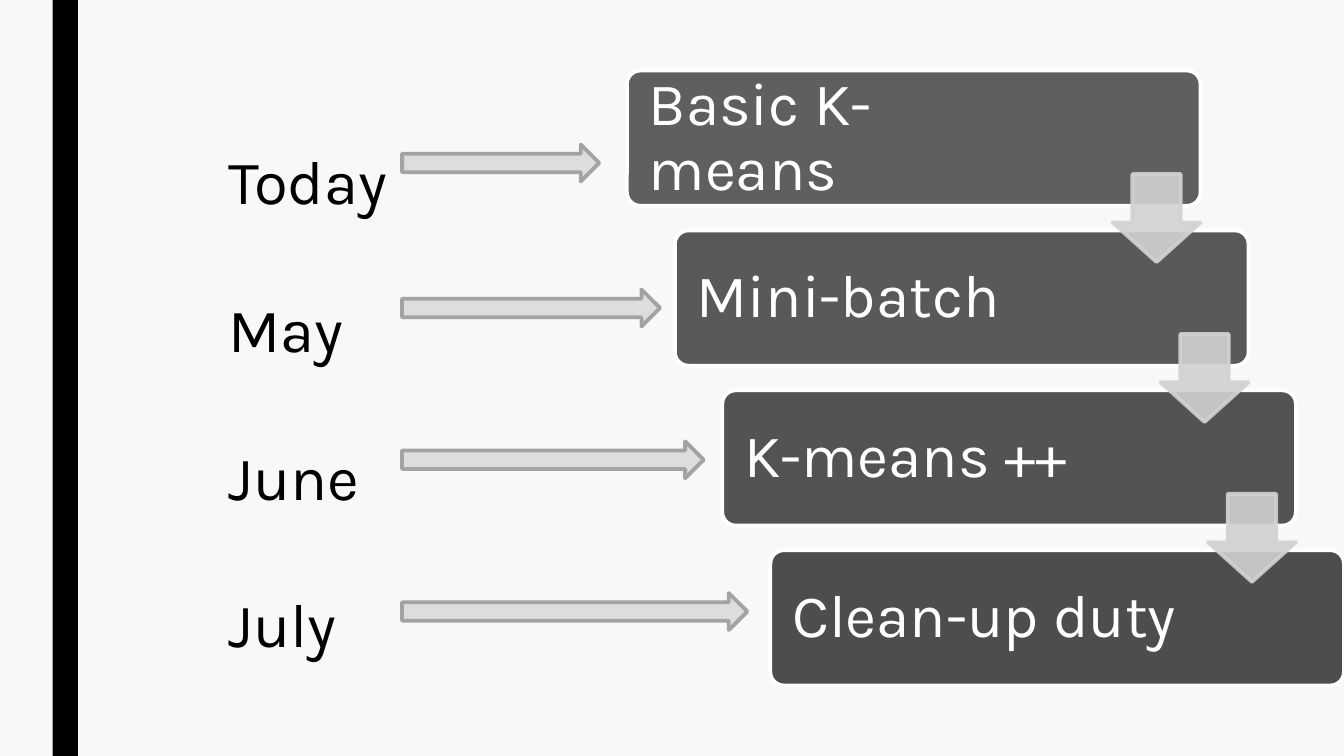
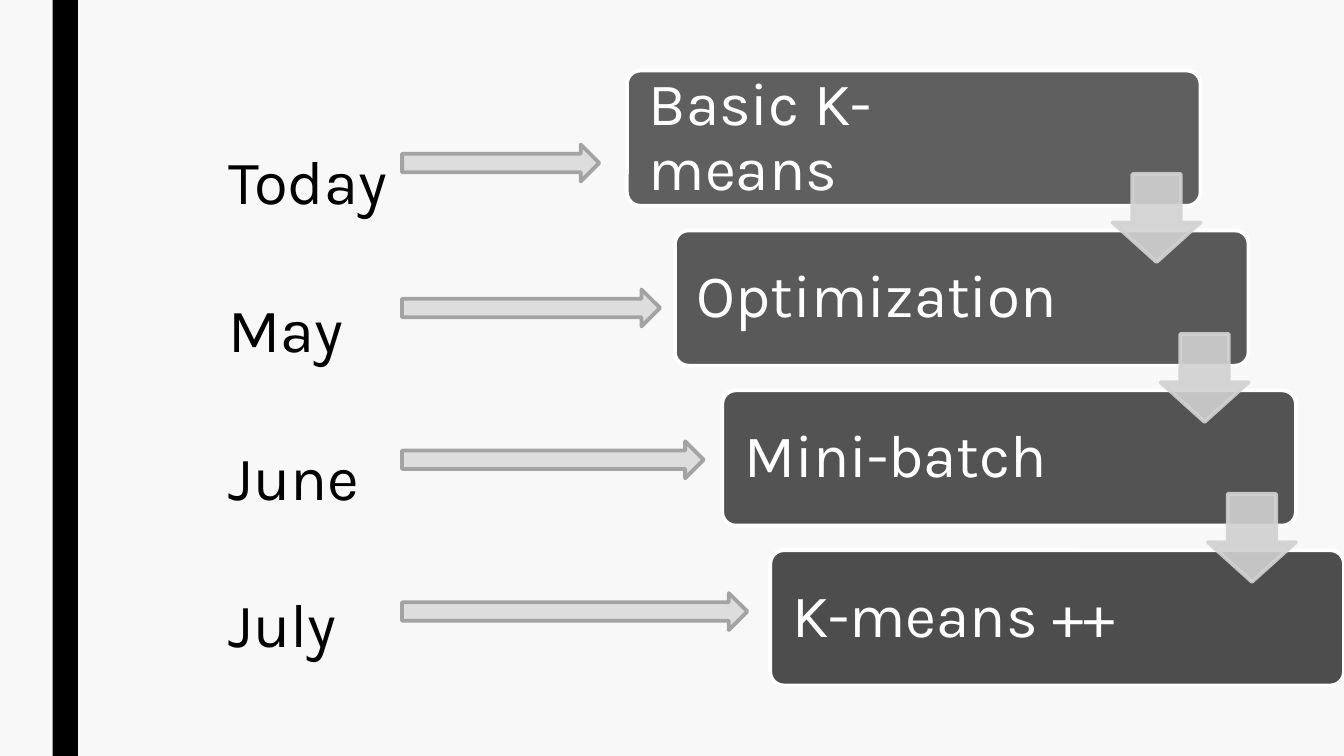
Before and after one commit to datascience-mobi/group-02-project-4-2, a slide deck: slide 12 of Project Proposal.pptx (slide 14 before the commit). Drawn at 1344x756 pixels with LibreOffice and Linux fonts; fonts in the diff are those of the drawing. Boxes give left, top, right and bottom in pixels: in the first picture for what was removed or moved away, otherwise in the second. Text is boxed around its words. In the diff, an @@ line names an element or a change of style, - is before the commit and + after.

```diff
--- a/Project Proposal.pptx
+++ b/Project Proposal.pptx
@@ text added at (x1=697, y1=275, x2=1057, y2=331), 43 pt, text #FFFFFF @@
+Optimization
@@ text "Mini-batch" moved from (x1=697, y1=275, x2=1000, y2=318) to (x1=744, y1=435, x2=1047, y2=478) @@
@@ text "K-means ++" moved from (x1=744, y1=439, x2=990, y2=478) to (x1=792, y1=599, x2=1038, y2=638) @@
@@ text removed at (x1=792, y1=596, x2=1176, y2=651) @@
-Clean-up duty
```
Also in this commit, not shown: 1 other slide changed.
